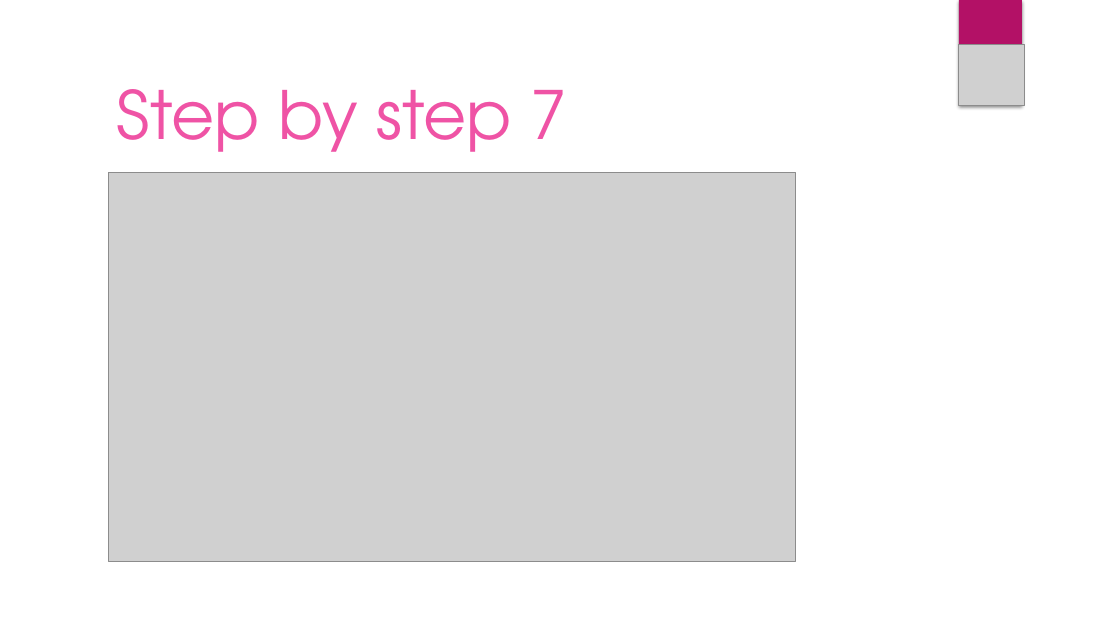
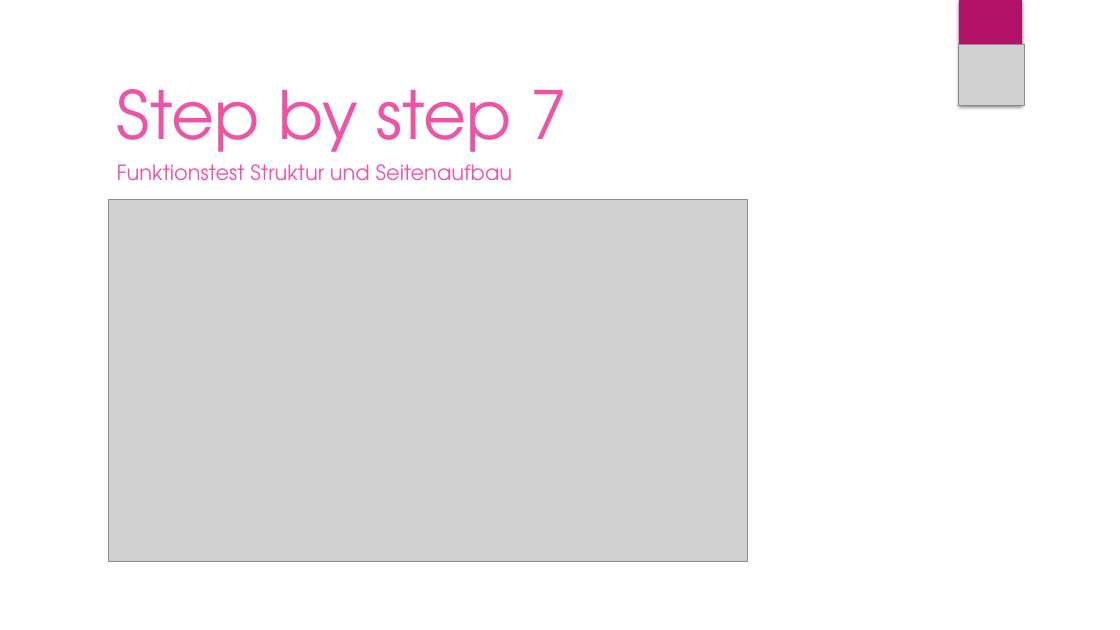
Before and after one commit to Tom-Necke/Dream-Team, a slide deck: slide 13 of Shorty by DreamTeam.pptx. Drawn at 1120x630 pixels with LibreOffice and Linux fonts; fonts in the diff are those of the drawing; grey boxes stand for pictures; background and template pictures are left out. Boxes give left, top, right and bottom in pixels: in the first picture for what was removed or moved away, otherwise in the second. Text is boxed around its words. In the diff, an @@ line names an element or a change of style, - is before the commit and + after.

```diff
--- a/Shorty by DreamTeam.pptx
+++ b/Shorty by DreamTeam.pptx
@@ text added at (x1=117, y1=164, x2=512, y2=181), 18 pt, text #EF53A5 @@
+Funktionstest Struktur und Seitenaufbau
@@ picture resized from (x1=108, y1=173, x2=796, y2=562) to (x1=108, y1=200, x2=748, y2=562) @@
```
Also in this commit, not shown: 8 other slides changed, 1 slide added, 1 slide removed, 2 other files.
